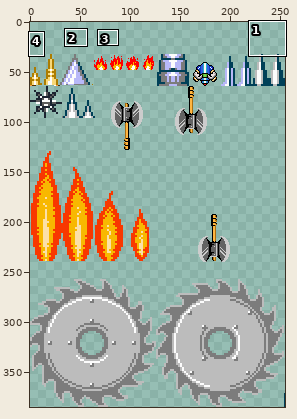
Sprite sheet -- assets/sprites/sprite_sheets/Hazards1.png. Above: a wide view before the commit, with the close-up outlined.
Close-up. Old version:
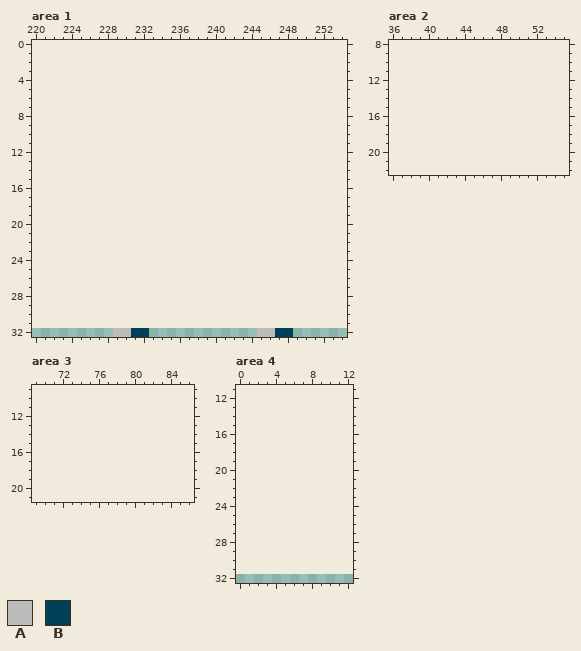
The file is 255x353 pixels. Colours within 5 levels of each other are drawn and written as one. Shown: area 1: x 220..254, y 0..32; area 2: x 36..55, y 8..22; area 3: x 69..86, y 9..21; area 4: x 0..12, y 11..32. The old version is drawn lined up with the new one, on the new canvas. The commit also changed other parts of the picture, which this record leaves out.
Palette (. is transparent): A #bcbcbc  B #004058
Pixels before, area 1, first column x 229:
32 AABB............AABB
New version:
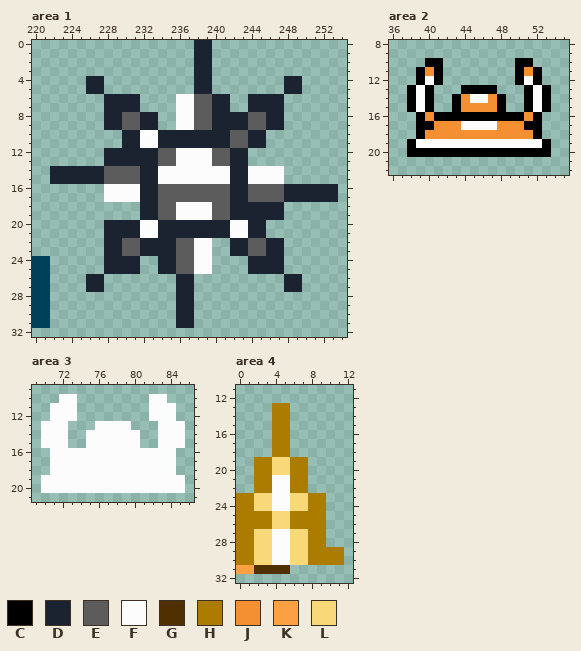
Colours new in this view: C #000000  D #1b2331  E #5c5c5c  F #fcfcfc  G #503000  H #ac7c00  J #f49032  K #fca044  L #f8d878
Changes in this commit:
canvas 255x353 -> 255x385, the old top-left corner now at 0,32
Changed rows in their new state; - is an unchanged pixel.
Area 1:
first column x 220:
 0 ------------------DD--------------
 1 ------------------DD--------------
 2 ------------------DD--------------
 3 ------------------DD--------------
 4 ------DD----------DD--------DD----
 5 ------DD----------DD--------DD----
 6 --------DDDD----FFEEDD--DDDD------
 7 --------DDDD----FFEEDD--DDDD------
 8 --------DDEEDD--FFEEDDDDEEDD------
 9 --------DDEEDD--FFEEDDDDEEDD------
10 ----------DDFFDDDDDDDDEEDD--------
11 ----------DDFFDDDDDDDDEEDD--------
12 --------DDDDDDEEFFFFEEDD----------
13 --------DDDDDDEEFFFFEEDD----------
14 --DDDDDDEEEEDDFFFFFFFFDDFFFF------
15 --DDDDDDEEEEDDFFFFFFFFDDFFFF------
16 --------FFFFDDEEEEEEEEDDEEEEDDDDDD
17 --------FFFFDDEEEEEEEEDDEEEEDDDDDD
18 ------------DDEEFFFFEEDDDDDD------
19 ------------DDEEFFFFEEDDDDDD------
20 --------DDDDFFDDDDDDDDFFDD--------
21 --------DDDDFFDDDDDDDDFFDD--------
22 --------DDEEDDDDEEFF--DDEEDD------
23 --------DDEEDDDDEEFF--DDEEDD------
24 BB------DDDD--DDEEFF----DDDD------
25 BB------DDDD--DDEEFF----DDDD------
26 BB----DD--------DD----------DD----
27 BB----DD--------DD----------DD----
28 BB--------------DD----------------
29 BB--------------DD----------------
30 BB--------------DD----------------
31 BB--------------DD----------------
32 ---------....------------....-----
Area 2:
first column x 38:
10 --CC--------CC--
11 -CJC--------CJC-
12 -CFC--------CFC-
13 CFC---CCCC---CFC
14 CFC--CJFFJC--CFC
15 CFC--CJJJJC--CFC
16 -CJCCCCCCCCCCJC-
17 -CCJJJFFFFJJJCC-
18 -CJJJJJJJJJJJJC-
19 CFFFFFFFFFFFFFFC
20 CCCCCCCCCCCCCCCC
Area 3:
first column x 70:
10 --FF--------FF--
11 -FFF--------FFF-
12 -FFF--------FFF-
13 FFF---FFFF---FFF
14 FFF--FFFFFF--FFF
15 FFF--FFFFFF--FFF
16 -FFFFFFFFFFFFFF-
17 -FFFFFFFFFFFFFF-
18 -FFFFFFFFFFFFFF-
19 FFFFFFFFFFFFFFFF
20 FFFFFFFFFFFFFFFF
Area 4:
first column x 0:
13 ----HH------
14 ----HH------
15 ----HH------
16 ----HH------
17 ----HH------
18 ----HH------
19 --HHLLHH----
20 --HHLLHH----
21 --HHFFHH----
22 --HHFFHH----
23 HHLLFFLLHH--
24 HHLLFFLLHH--
25 HHHHLLHHHH--
26 HHHHLLHHHH--
27 HHLLFFLLHH--
28 HHLLFFLLHH--
29 HHLLFFLLHHHH
30 HHLLFFLLHHHH
31 KKGGGG------
